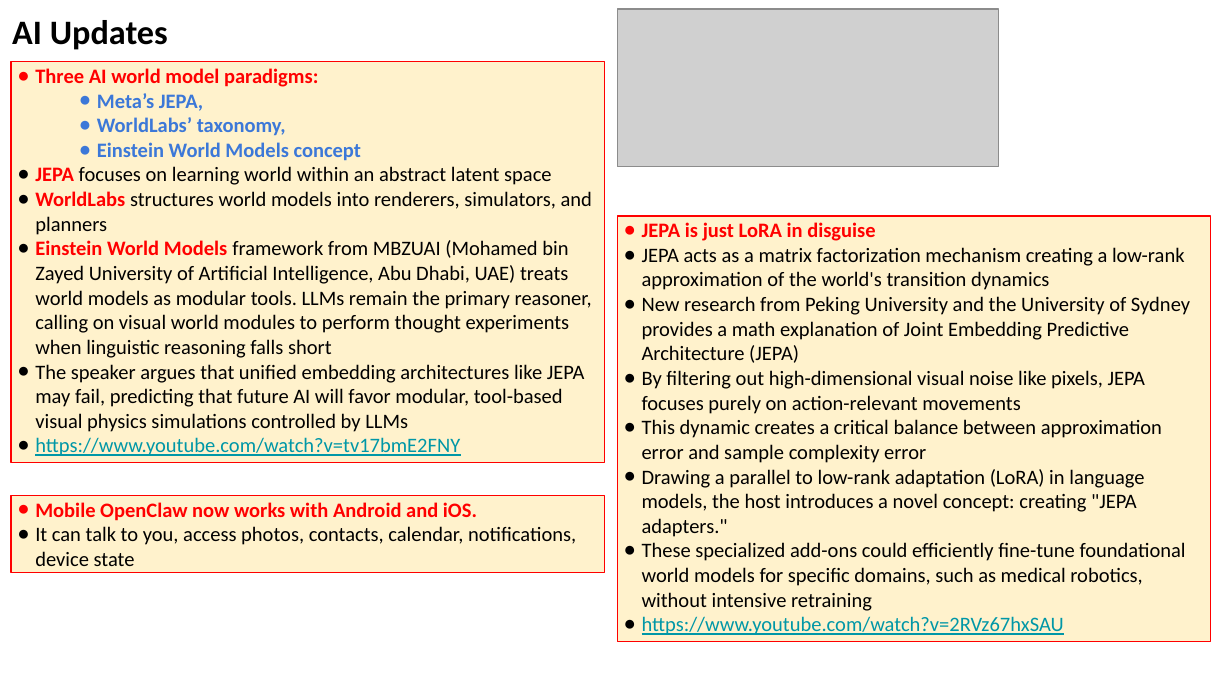
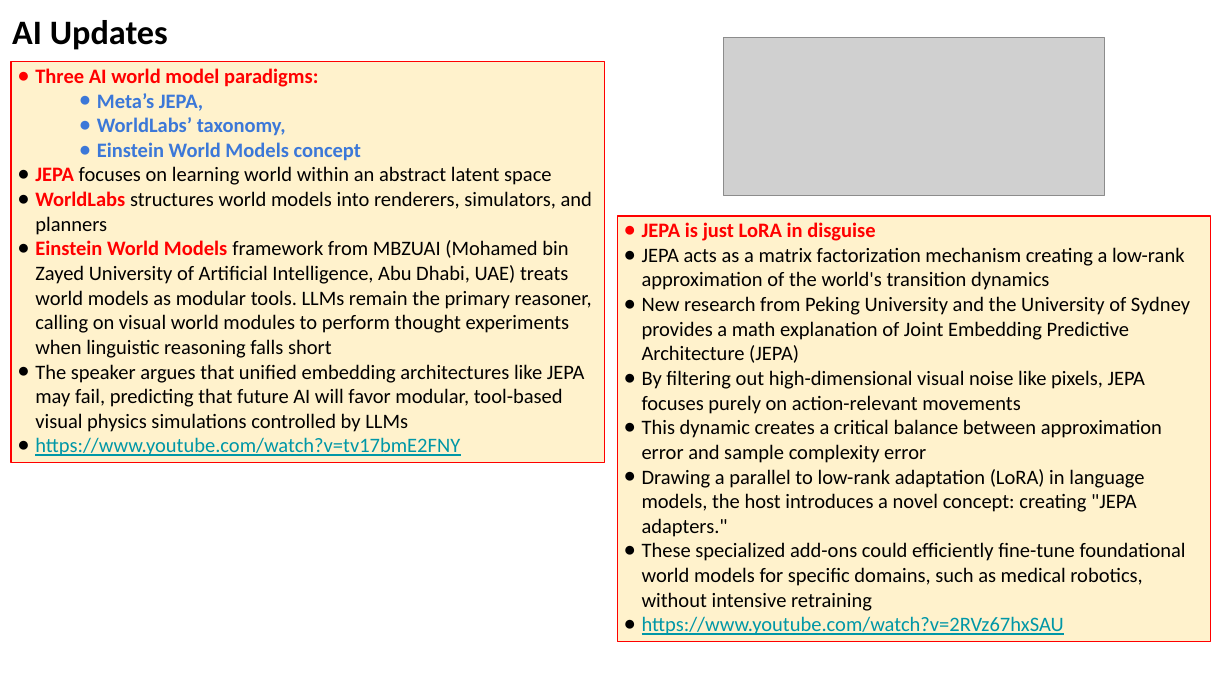
Before and after one commit to lselector/seminar, a slide deck: slide 16 of 2026/2026-07-10-AI-Updates.pptx (slide 11 before the commit). Drawn at 1232x693 pixels with LibreOffice and Linux fonts; fonts in the diff are those of the drawing; grey boxes stand for pictures. Boxes give left, top, right and bottom in pixels: in the first picture for what was removed or moved away, otherwise in the second. Text is boxed around its words. In the diff, an @@ line names an element or a change of style, - is before the commit and + after.

```diff
--- a/2026/2026-07-10-AI-Updates.pptx
+++ b/2026/2026-07-10-AI-Updates.pptx
@@ picture: place and size @@
-picture at bbox=[617, 9, 998, 166]
+picture at bbox=[723, 38, 1104, 196]
@@ rectangle removed at bbox=[11, 495, 605, 573] @@
-● Mobile OpenClaw now works with Android and iOS.
-● It can talk to you, access photos, contacts, calendar, notifications, device state
```
Also in this commit, not shown: 10 other slides changed, 11 slides added.
